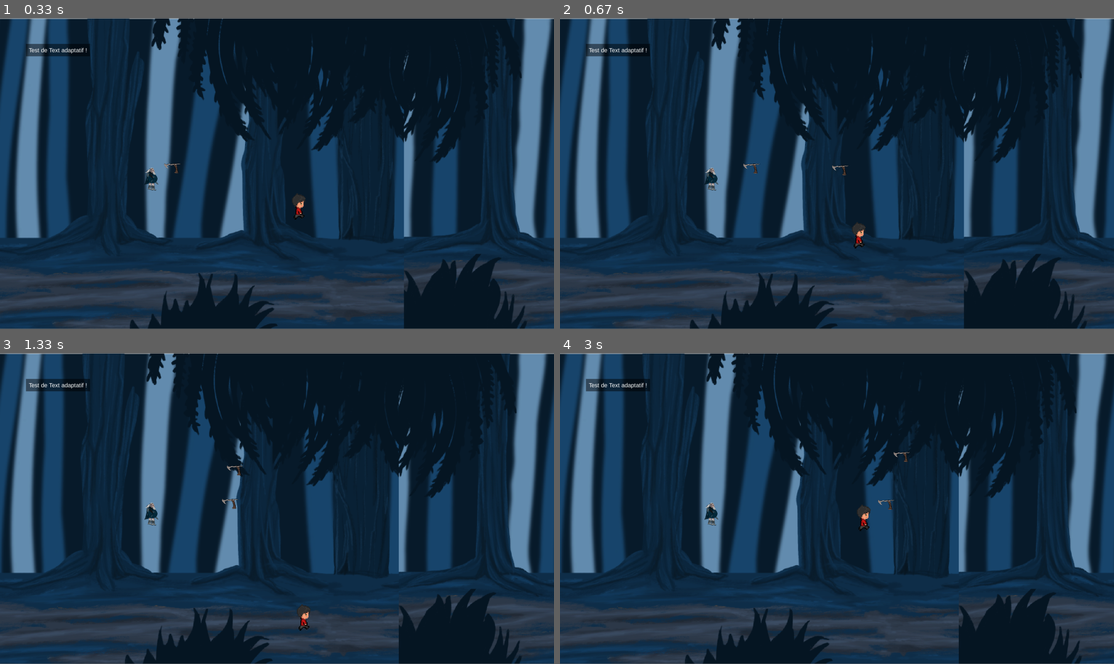
Above: before the commit, frames 1-4 (two rows, left to right).
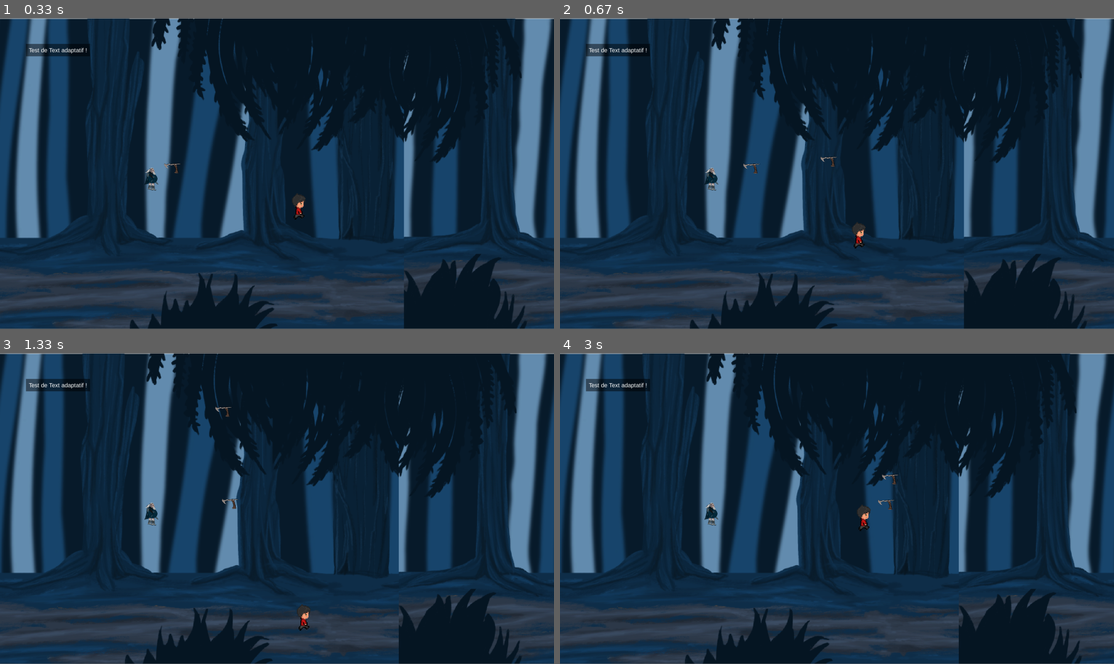
Above: after the commit, the same moments.

Repository: MomoCrash/gc-ministudio
Game: pygame game, started from main.py
The game is run twice, just before and just after one commit, with the same random seed, the same clock (stepped at 60 frames per second) and the same inputs.
Inputs (mouse positions are in pixels of both pictures, inside the frame that each line leads up to):
- Up to frame 1 (0.33 s): no input
- Up to frame 2 (0.67 s): click (837, 173) at 0.38 s
- Up to frame 3 (1.33 s): tap D at 0.67 s; tap Space at 1 s
- Up to frame 4 (3 s): tap Space at 1.4, 1.7, 1.9, 2.23, 2.53 s; click (1036, 483) at 2.72 s

Frame 1 is identical in both runs. In frame 2, less than 0.1% of the frame differs, in the area x 47-52%, y 44-51%; in frame 3, less than 0.1%; in frame 4, less than 0.1%, in the area x 58-64%, y 31-43%.

Commit message:
push du seigneur

Diff:
--- a/entity.py
+++ b/entity.py
@@ -4,7 +4,7 @@
 from gameobject import GameObject
 from thetimer import Timer
 from texture import Sprite, SpriteSheet, Assets, SpritesRef, SpriteSheetsRef
-from math import cos, pi
+from math import  pi
 
 
 
@@ -64,7 +64,7 @@
         self.ArrowSpeed = 500
         self.arrow: GameObject = None
         self.Vecteur_directeur = Vector2(0,0)
-        self.ArrowDistance = 400
+        self.ArrowDistance = 500
         self.circle = pi / self.ArrowDistance
 
     def update( self, surface: pygame.Surface, camera: Vector2, mapElements: list[ GameObject ] ) -> None:
@@ -88,7 +88,7 @@
                 return
 
             self.arrow.transform.position.x += self.Vecteur_directeur.x * self.ArrowSpeed * dt
-            self.arrow.transform.position.y -= (cos((total_distance_x / self.ArrowDistance) * pi)*7)
+            self.arrow.transform.position.y +=  self.Vecteur_directeur.y * self.ArrowSpeed * dt
 
     def playerMovement( self, pressedKey: pygame.key.ScancodeWrapper, mapElements: list[ GameObject ] ) -> None:
         leftPressed: bool = pressedKey[ pygame.K_q ]
@@ -152,16 +152,8 @@
     def Attack(self):
         if self.CanShoot:
             self.MousePos = pygame.mouse.get_pos()
-            self.arrow = GameObject(position=Vector2(self.transform.position.x, self.transform.position.y))
+            self.arrow = GameObject(position=Vector2(self.transform.position.x , self.transform.position.y), spriteRef=SpritesRef.TOMAHAWK, anchor=Vector2(0.5, 0.5))
             self.Vecteur_directeur = Vector2(self.MousePos[0] - self.transform.position.x, self.MousePos[1] - self.transform.position.y)
-            """
-            if self.isFacingRight:
-                self.Vecteur_directeur = Vector2(1,0.5)
-            else:
-                self.Vecteur_directeur = Vector2(-1,0.5)
-                """
-
-
             self.Vecteur_directeur.normalizeToSelf()
             self.CanShoot = False
             self.shoot_timer.start()
@@ -170,9 +162,9 @@
     def enableThrow(self):
         self.CanShoot = True
 
-    def DrawArrow(self,window):
+    def DrawArrow(self,window, camera):
         if self.arrow != None:
-            Assets.GetSprite(SpritesRef.TOMAHAWK).draw(window,self.arrow.transform.position,self.arrow.transform.scale)
+            self.arrow.Draw(window, camera)
 
 
 
@@ -188,6 +180,8 @@
                     spriteDimensions: Vector2 = Vector2( 1, 1 ),
                     walkingLeftSpriteSheetRef: SpriteSheetsRef = None,
                     walkingRightSpriteSheetRef: SpriteSheetsRef = None,
+                    ShieldingLeftSpriteSheetRef: SpriteSheetsRef = None,
+                    ShieldingRightSpriteSheetRef: SpriteSheetsRef = None,
                     color: pygame.Color = pygame.Color( 255, 255, 255, 255 ),
 
                     velocity: Vector2 = Vector2( 0, 0 ), #? Vector2( 3, 3 )
@@ -198,42 +192,79 @@
         super().__init__( position, rotation, scale, spriteDimensions, None, walkingRightSpriteSheetRef, color, velocity )
         self.spriteRenderer.walkingLeftSpriteSheet = walkingLeftSpriteSheetRef
         self.spriteRenderer.walkingRightSpriteSheet = walkingRightSpriteSheetRef
+        self.spriteRenderer.ShieldingLeftSpriteSheetRef = ShieldingLeftSpriteSheetRef
+        self.spriteRenderer.ShieldingRightSpriteSheetRef = ShieldingRightSpriteSheetRef
         self.isOnLoop: bool = isOnLoop
         if ( self.isOnLoop ): self.pathDestination: LinkedList = pathPositions.first
 
-        self.maximum_distance = 400
+        self.maximum_distance = 300
         self.maximum_throw_distance = 700
         self.CanThrow = True
         self.ThrowSpeed = 200
         self.Vecteur_directeur = pygame.Vector2(0,0)
         self.hammer = None
         self.shoot_timer = Timer(3, self.enableThrow )
+        self.defence_timer = Timer(5, self.enableDefence )
+        self.disable_shield_timer = Timer(1, self.disableShield )
         self.isFacingRight = False
-        self.WalkSpeed = 100
+        self.WalkSpeed = 60
+        self.CanDefend = True
+        self.shield = False
+        #self.HammerImage = Assets.GetSprite(SpritesRef.TOMAHAWK).copy()
 
     def movement( self, player: Player, dt ):
         if self.transform.position.distanceTo( player.transform.position ) < self.maximum_distance:
             if player.transform.position.x > self.transform.position.x:
-                self.transform.position.x += self.WalkSpeed * dt
+                self.velocity.x = +1
+                self.transform.position.x += self.WalkSpeed * dt * self.velocity.x
                 self.isFacingRight = True
             if player.transform.position.x < self.transform.position.x:
-                self.transform.position.x -= self.WalkSpeed * dt
+                self.velocity.x = -1
+                self.transform.position.x += self.WalkSpeed * dt * self.velocity.x
                 self.isFacingRight = False
 
 
-
     def update(self, dt,  surface: pygame.Surface, camera: Vector2, mapElements: list[ GameObject ] ):
 
         self.shoot_timer.update(dt)
+        self.defence_timer.update(dt)
+        self.disable_shield_timer.update(dt)
 
         if self.hammer != None:
             self.hammer.transform.position.x += self.Vecteur_directeur.x * self.ThrowSpeed * dt
             self.hammer.transform.position.y += self.Vecteur_directeur.y * self.ThrowSpeed * dt
 
-
-        if ( self.velocity.x < 0 and self.spriteRenderer.spriteSheetRef != self.spriteRenderer.walkingLeftSpriteSheet ): self.spriteRenderer.spriteSheetRef = self.spriteRenderer.walkingLeftSpriteSheet
-        elif ( self.velocity.x > 0 and self.spriteRenderer.spriteSheetRef != self.spriteRenderer.walkingRightSpriteSheet ): self.spriteRenderer.spriteSheetRef = self.spriteRenderer.walkingRightSpriteSheet
+        if self.shield == False:
+            if ( self.velocity.x < 0 and self.spriteRenderer.spriteSheetRef != self.spriteRenderer.walkingLeftSpriteSheet ):
+                self.spriteRenderer.spriteSheetRef = self.spriteRenderer.walkingLeftSpriteSheet
+            elif ( self.velocity.x > 0 and self.spriteRenderer.spriteSheetRef != self.spriteRenderer.walkingRightSpriteSheet ):
+                self.spriteRenderer.spriteSheetRef = self.spriteRenderer.walkingRightSpriteSheet
+        else:
+            if ( self.velocity.x < 0 and self.spriteRenderer.spriteSheetRef != self.spriteRenderer.ShieldingLeftSpriteSheetRef ):
+                self.spriteRenderer.spriteSheetRef = self.spriteRenderer.ShieldingLeftSpriteSheetRef
+            elif ( self.velocity.x > 0 and self.spriteRenderer.spriteSheetRef != self.spriteRenderer.ShieldingRightSpriteSheetRef ):
+                self.spriteRenderer.spriteSheetRef = self.spriteRenderer.ShieldingRightSpriteSheetRef
+
         self.spriteRenderer.draw( surface, camera, self.transform )
+
+    def enableDefence(self):
+        self.CanDefend = True
+
+    def disableShield(self):
+        self.shield = False
+        self.defence_timer.start()
+
+
+    def tryDefence(self, player: Player):
+        if self.CanDefend == False:
+            return
+
+        if player.arrow != None and self.maximum_distance < self.transform.position.distanceTo( player.transform.position ) < self.maximum_throw_distance:
+            print("Can Shield")
+            self.shield = True
+            self.CanDefend = False
+            self.disable_shield_timer.start()
+
 
     def enableThrow(self):
         self.CanThrow = True
@@ -249,12 +280,12 @@
             self.CanThrow = False
             self.shoot_timer.start()
 
-    def rotate(image, rect, angle):
-        """Rotate the image while keeping its center."""
-        # Rotate the original image without modifying it.
-        new_image = pygame.transform.rotate(image, angle)
-        # Get a new rect with the center of the old rect.
-        rect = new_image.get_rect(center=rect.center)
+    def rotate(self, da):
+        self.HammerCenter = Assets.GetSprite(SpritesRef.TOMAHAWK).get_rect().center
+        pygame.transform.rotate(Assets.GetSprite(SpritesRef.TOMAHAWK), da)
+
+
+
 
     def draw(self, window: pygame.Surface, player: Player):
         #pygame.draw.line(window, (255,255,255), (self.rect_transform.x + self.width // 2 ,self.rect_transform.y + self …(205 unchanged characters)…
--- a/game.py
+++ b/game.py
@@ -37,6 +37,8 @@
             position=Vector2( 500, 500 ),
             walkingLeftSpriteSheetRef = SpriteSheetsRef.ENNEMY_WALK_LEFT,
             walkingRightSpriteSheetRef = SpriteSheetsRef.ENNEMY_WALK_RIGHT,
+            ShieldingLeftSpriteSheetRef = SpriteSheetsRef.ENNEMY_SHIELD_LEFT,
+            ShieldingRightSpriteSheetRef = SpriteSheetsRef.ENNEMY_SHIELD_RIGHT,
             spriteDimensions = Vector2( 40, 80 )
             )
         self.camera = Vector2( 0, 0 )
@@ -79,6 +81,7 @@
         for i, segment in enumerate(self.background_sprites):
             self.surface.blit(segment.texture, (i * self.width - self.camera.x, 0))
 
+
         self.player.update( self.surface, self.camera, self.map.colliders )
 
         self.map.draw(self.screen, self.camera)
@@ -92,10 +95,11 @@
 
 
         self.mob.tryThrow(self.player)
+        self.mob.tryDefence(self.player)
         self.mob.update(self.dt, self.surface, self.camera, self.map.colliders)
         self.mob.draw(self.surface, self.player)
 
-        self.player.DrawArrow(self.surface)
+        self.player.DrawArrow(self.surface, self.camera)
 
 
 
--- a/gameobject.py
+++ b/gameobject.py
@@ -12,13 +12,20 @@
                     self,
                     position: Vector2 = Vector2( 0, 0 ),
                     rotation: Vector2 = Vector2( 0, 0 ),
-                    scale: Vector2 = Vector2( 1, 1 )
+                    scale: Vector2 = Vector2( 1, 1 ),
+                    anchor: Vector2 = Vector2( 0, 0 ),
                 ):
         self.position: Vector2 = position
         self.rotation: Vector2 = rotation
         self.scale: Vector2 = scale
+        self.anchor: Vector2 = anchor
 
+    def getPosition(self, width, height):
+        out: Vector2 = Vector2(0,0)
+        out.x = self.position.x - width * self.anchor.x
+        out.y =self.position.y - height * self.anchor.y
 
+        return out
 
 class SpriteRenderer:
     """Unity-like SpriteRenderer (2D) class that stores a sprite or sprite sheet and it's dimensions as well as it's color"""
@@ -43,9 +50,21 @@
     def draw( self, surface: pygame.Surface, camera: Vector2, transform: Transform ) -> None:
         """Draws the sprite / sprite sheet / rectangle into the given surface (except if alpha color is 0)"""
         if ( self.color.a == 0 ): return
-        if ( self.spriteSheetRef != None ): Assets.GetSpriteSheet( self.spriteSheetRef ).draw( pygame.time.get_ticks(), surface, transform.position, self.dimensions.multiplyToNew( transform.scale ) )
-        elif ( self.spriteRef != None ): Assets.GetSprite( self.spriteRef ).draw( surface, transform.position, self.dimensions.multiplyToNew( transform.scale ) )
+        if ( self.spriteSheetRef != None ):
+            Assets.GetSpriteSheet( self.spriteSheetRef ).draw( pygame.time.get_ticks(), surface, transform.getPosition(self.getWidth(), self.getHeight()), self.dimensions.multiplyToNew( transform.scale ) )
+        elif ( self.spriteRef != None ):
+            Assets.GetSprite( self.spriteRef ).draw( surface, transform.getPosition(self.getWidth(), self.getHeight()), self.dimensions.multiplyToNew( transform.scale ) )
         else: pygame.draw.rect( surface, self.color, self.rect )
+
+    def getWidth(self):
+        if ( self.spriteSheetRef != None ): return Assets.GetSpriteSheet( self.spriteSheetRef ).textures[0].size[0]
+        elif ( self.spriteRef != None ): return Assets.GetSprite( self.spriteRef ).size[0]
+        else: return self.rect.right - self.rect.left
+
+    def getHeight(self):
+        if ( self.spriteSheetRef != None ): return Assets.GetSpriteSheet( self.spriteSheetRef ).textures[1].size[1]
+        elif ( self.spriteRef != None ): return Assets.GetSprite( self.spriteRef ).size[1]
+        else: return self.rect.bottom - self.rect.top
 
 
 
@@ -61,10 +80,13 @@
                     spriteDimensions: Vector2 = Vector2( 1, 1 ),
                     spriteRef: SpritesRef = None,
                     spriteSheetRef: SpriteSheetsRef = None,
-                    color: pygame.Color = pygame.Color( 255, 255, 255, 255 )
+                    color: pygame.Color = pygame.Color( 255, 255, 255, 255 ),
+                    anchor: Vector2 = Vector2( 0, 0 ),
                 ):
-        self.transform: Transform = Transform( position, rotation, scale )
+
+        self.transform: Transform = Transform( position, rotation, scale, anchor )
         self.spriteRenderer: SpriteRenderer = SpriteRenderer( self.transform, spriteDimensions, spriteRef, spriteSheetRef, color )
+
 
     def update( self, surface: pygame.Surface, camera: Vector2 ) -> None:
         self.spriteRenderer.draw( surface, camera, self.transform )
@@ -85,3 +107,16 @@
         self.transform.position.x - spriteDimensionsScaled.x <= screenPosition.x + screenSize.x and \
         self.transform.position.y + spriteDimensionsScaled.y >= screenPosition.y and \
         self.transform.position.y - spriteDimensionsScaled.y <= screenPosition.y + screenSize.y
+
+    def Move(self, direction, anchor_point = None):
+        "fixer le point d'ancrage depuis lequel on veut faire bouger les points de notre GO"
+        pass
+
+    def GetWidth(self):
+        return self.transform.scale.x * self.spriteRenderer.getWidth()
+
+    def GetHeight(self):
+        return self.transform.scale.y * self.spriteRenderer.getHeight()
+
+    def Draw(self, window, camera):
+        self.spriteRenderer.draw(window, camera, self.transform)
--- a/texture.py
+++ b/texture.py
@@ -25,6 +25,8 @@
 class SpriteSheetsRef(Enum):
     ENNEMY_WALK_LEFT = auto()
     ENNEMY_WALK_RIGHT = auto()
+    ENNEMY_SHIELD_LEFT = auto()
+    ENNEMY_SHIELD_RIGHT = auto()
 
     PLAYER_WALK_LEFT = auto()
     PLAYER_WALK_RIGHT = auto()
Binary file added: Assets/SpriteSheets/Ennemy/ShieldLeft/defense 2 - Copie.png
Binary file added: Assets/SpriteSheets/Ennemy/ShieldLeft/defense 2.png
Binary file added: Assets/SpriteSheets/Ennemy/ShieldRight/defense 2 reverse - Copie.png
Binary file added: Assets/SpriteSheets/Ennemy/ShieldRight/defense 2 reverse.png
